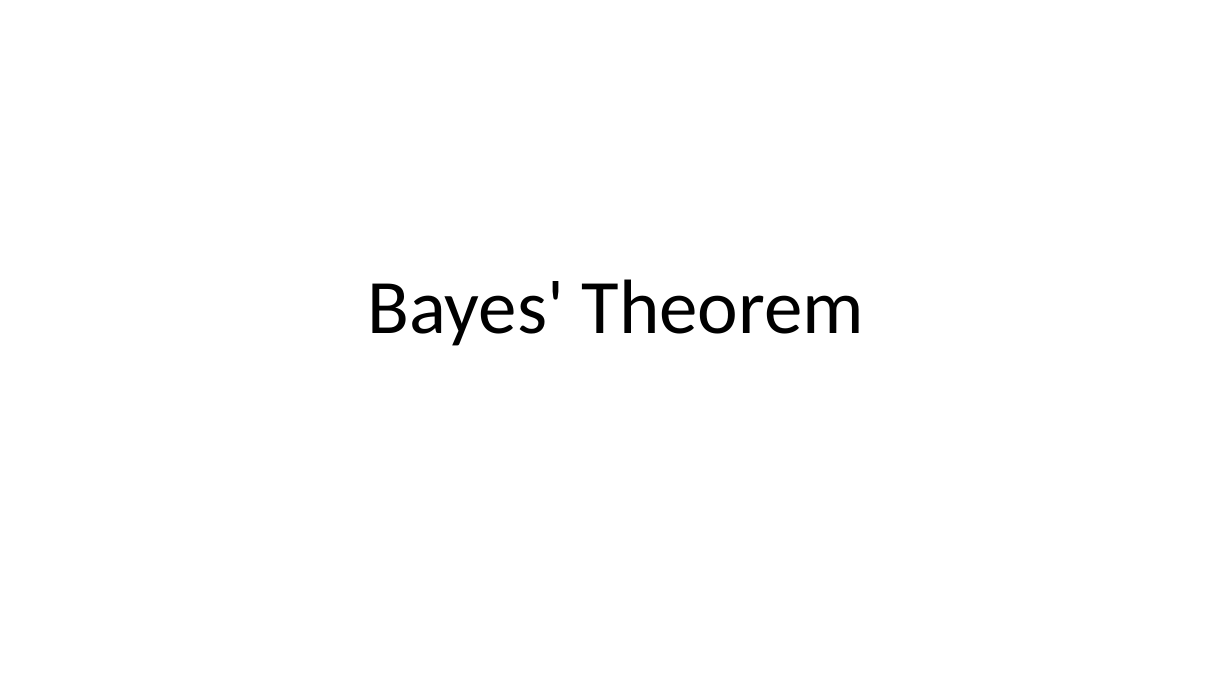
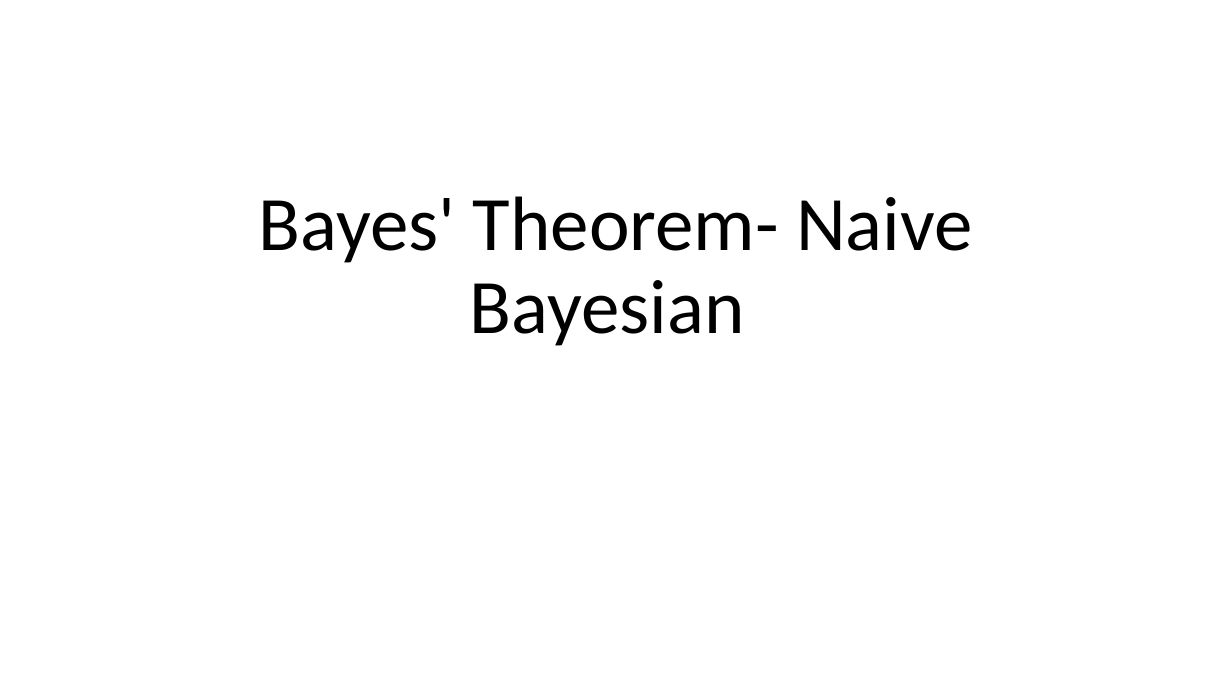
Before and after one commit to devipriyak/24Batch-DMDW, a slide deck: slide 1 of nb.pptx. Drawn at 1232x693 pixels with LibreOffice and Linux fonts; fonts in the diff are those of the drawing. Boxes give left, top, right and bottom in pixels: in the first picture for what was removed or moved away, otherwise in the second. Text is boxed around its words. In the diff, an @@ line names an element or a change of style, - is before the commit and + after.

```diff
--- a/nb.pptx
+++ b/nb.pptx
@@ title at <box>259,196,973,346</box>: text changed @@
-Bayes' Theorem
+Bayes' Theorem- Naive Bayesian
```
Also in this commit, not shown: 6 slides added.
